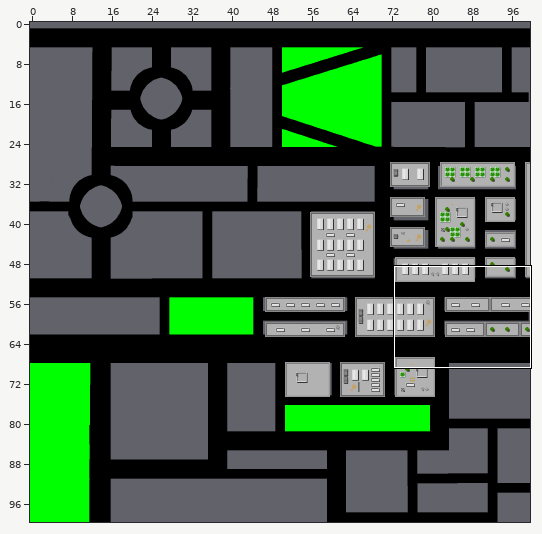
Tiled map -- assets/maps/City.tmx. Above, an overview of the earlier version with the close-up marked.
Close-up. Earlier state:
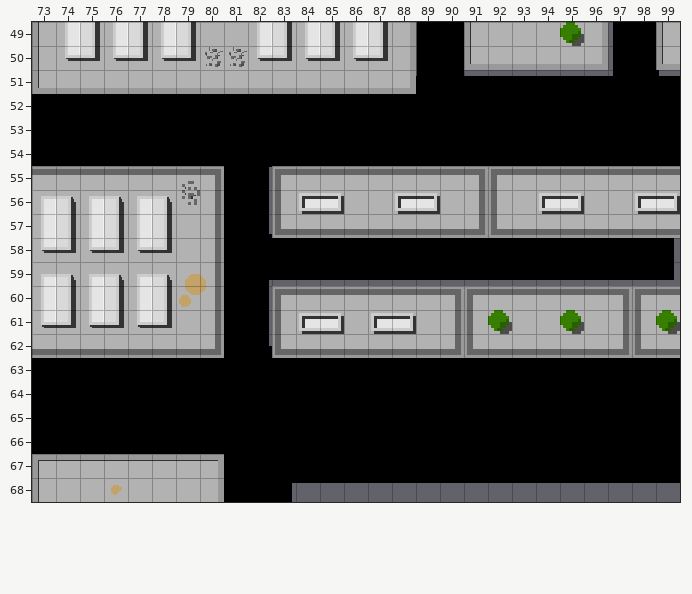
Cells are 16x16 px. Shown: x 73..99, y 49..68. The commit also changed other parts of the map, which this record leaves out. Tiles whose own drawing changed are shown in their newer look in all pictures.
The same view after the edit:
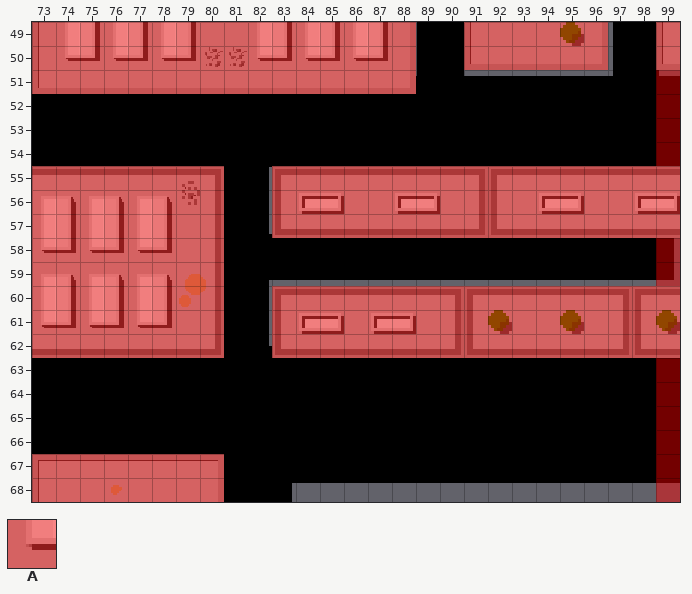
Key: from "SolidTiles": A 0.
_ is an empty cell.
Tiles of an added or newly shown layer are drawn over the layers below it.
See-through tiles are keyed as they look on the map.
Edits made:
Layer "Solid" (added):
The edit adds tile A in rows 49 to 50 at x 73 to 88, 91 to 96 and 99; in row 51 at x 73 to 88 and 99; in rows 52 to 54 at x 99; in rows 55 to 57 at x 73 to 80 and 83 to 99; in rows 58 to 59 at x 73 to 80 and 99; in rows 60 to 62 at x 73 to 80 and 83 to 99.
The edit adds tile A in rows 63 to 66 at x 99; in rows 67 to 68 at x 73 to 80 and 99.
Where, in picture pixels (left, top, right, bottom), the same in both close-ups:
added: (32, 22, 680, 502)
